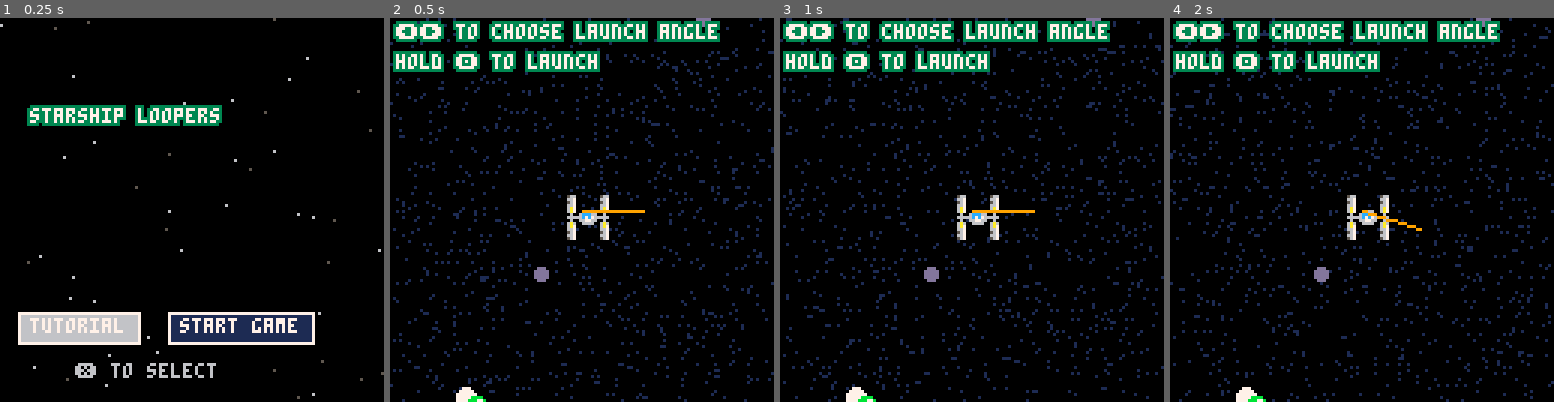
Above: before the commit, frames 1-4 (left to right).
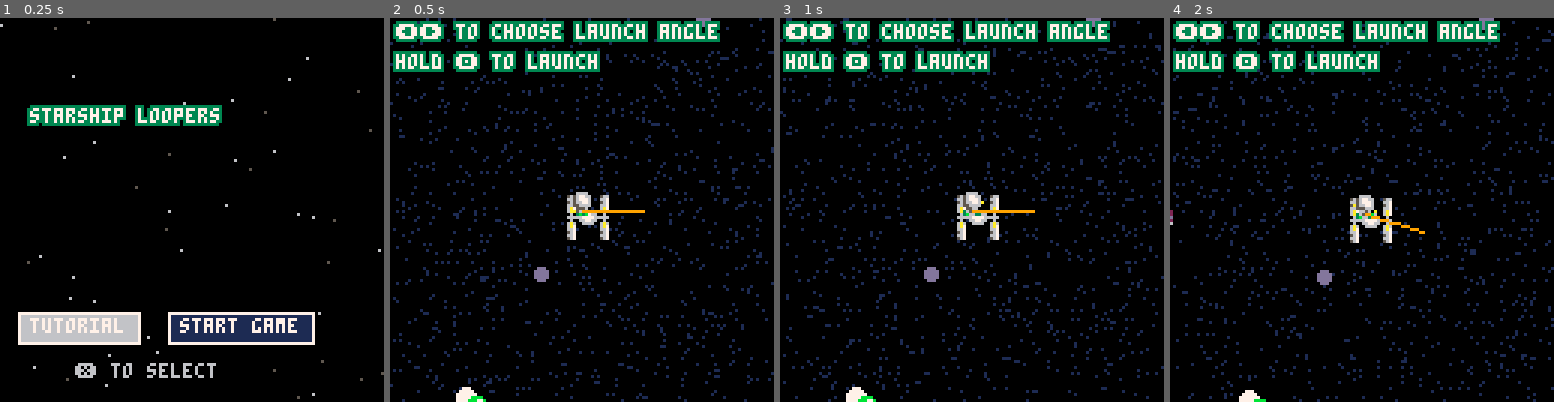
Above: after the commit, the same moments.

Repository: aadriien/GMTK-starship-loopers
Game: PICO-8 cartridge starship-loopers.p8
Same seed, same stepped clock (60 frames per second), same inputs: the game is played once before the commit and once after it.
Inputs:
- Up to frame 1 (0.25 s): no input
- Up to frame 2 (0.5 s): tap X (X key) at 0.33 s
- Up to frame 3 (1 s): tap O (Z key) at 0.7 s
- Up to frame 4 (2 s): tap X (X key) at 1.07, 1.85 s; hold Right from 1.6 s (still down); tap O (Z key) at 1.7 s

Frame 1 is identical in both runs. In frame 2, 0.3% of the frame differs, in the area x 47-53%, y 45-53%; in frame 3, 0.3%; in frame 4, 12%, in the area x 0-100%, y 0-100%.

Commit message:
added animation for player

Diff:
--- a/starship-loopers.p8
+++ b/starship-loopers.p8
@@ -26,6 +26,10 @@
         fuel_left = 250,
         score = 0,
         sprite = 2,
+        anim_frames = {2,18,34,34,18,2,18,50,50,18},
+        anim_counter = 0,
+        anim_speed = 6,
+        anim_index = 1,
         size = 4,
         state = "drift", -- "drift" or "lock"
         target = "none",
@@ -94,6 +98,9 @@
     max_orbit_distance = 100
     max_speed = 6
     map_boundary = 80
+    offset = 0 -- for screenshake
+
+    ending_initialized = false
 
     selected_idx = 1
 end
@@ -175,8 +182,8 @@
     print_hint("❎ to toggle gravity tether", 10, 105, 6, 0)
     print_hint("🅾️ to return to home screen", 10, 115, 6, 0)
 
-    -- draw ship
-    spr(ship.sprite, ship.x, ship.y)
+
+    draw_ship()
     if (ship.target != "none") and (ship.state == "lock") then
         line(ship.x, ship.y, ship.target.x, ship.target.y, 8)
     end
@@ -203,6 +210,7 @@
     if btn(🅾️) then
         ship.launch_countdown -= 1/30
         ship.launch_phase = true
+        offset = (3 - ship.launch_countdown) / 2
     else
         ship.launch_countdown = 3
         ship.launch_phase = false
@@ -220,8 +228,9 @@
 end
 
 function d_launch_phase()
+    update_camera_position()
     cls()
-    camera(ship.x - 64, ship.y - 64)
+    camera(cam.x, cam.y)
     map()
     -- draw particles
     for particle in all(particles) do
@@ -238,7 +247,7 @@
     draw_fuel_pickups()
     draw_station()
 
-    spr(ship.sprite, ship.x, ship.y)
+    draw_ship()
 
     -- draw launch angle
     line(ship.x, ship.y, ship.x + ship.vel.x * 20, ship.y + ship.vel.y * 20, 9)
@@ -258,6 +267,7 @@
     if btn(❎) then
         if ship.fuel_left >= 0 then
             ship.state = "lock"
+            add_ship_particle(rnd({3,11}))
             add_ship_particle(rnd({3,11}))
         end
     else
@@ -313,7 +323,7 @@
     draw_station()
 
     -- draw ship
-    spr(ship.sprite, ship.x, ship.y)
+    draw_ship()
     if (ship.target != "none") and (ship.state == "lock") then
         line(ship.x, ship.y, ship.target.x, ship.target.y, 8)
     end
@@ -327,11 +337,15 @@
 end
 
 function u_end_screen()
-    -- ADD END SCREEN CODE HERE
+    if not ending_initialized then
+        ship.vel.x /= 3
+        ship.vel.y /= 3
+        ship.anim_speed = 20
+        ending_initialized = true
+    end
+
+
     update_camera_position()
-    cls()
-    camera(flr(cam.x), flr(cam.y))
-    map()
 
     -- slowly dock ship in the station
     if ship.landing_success then
@@ -348,8 +362,12 @@
             ship.y = ship.target.y
         end
     else
-        move_ship()
-        add_ship_particle(rnd({6,7}))
+        ship.x += ship.vel.x
+        ship.y += ship.vel.y
+        if ship.anim_counter % 4 == 0 then
+            add_ship_particle(rnd({6})) -- add sparse particles
+        end
+        ship.anim_speed = 20 -- slowed for dramatic effect
     end
 
 
@@ -389,7 +407,7 @@
     draw_station()
 
     -- draw ship
-    spr(ship.sprite, ship.x, ship.y)
+    draw_ship()
     -- draw ship emitted particles
     for part in all(ship_particles) do
         circfill(part.x, part.y, part.size, part.color)
@@ -492,6 +510,16 @@
     sspr(96, 0, 16, 16, station.x - 6, station.y - 6)
 end
 
+function draw_ship()
+	ship.anim_counter += 1
+
+	if ship.anim_counter >= ship.anim_speed then
+		ship.anim_index = (ship.anim_index) % #ship.anim_frames + 1
+		ship.anim_counter = 0
+	end
+
+	spr(ship.anim_frames[ship.anim_index], ship.x - 4, ship.y - 6)
+end
 -- movement physics
 function move_fuel_pickups()
     for fuel in all(fuel_snacks) do
@@ -636,6 +664,25 @@
         cam.x += 0.1 * (target_cam_x - cam.x)
         cam.y += 0.1 * (target_cam_y - cam.y)
     end
+
+    -- shake screen
+    if offset >= 0 then
+        local fade = 0.9
+        local offset_x = 1.5 - rnd(3)
+        local offset_y = 1.5 - rnd(3)
+	    offset_x *= offset
+	    offset_y *= offset
+
+        cam.x += offset_x
+        cam.y += offset_y
+
+        offset *= fade
+
+        if offset < 0.05 then
+            offset = 0
+        end
+    end
+
 end
 
 function update_ship_particles()
Not shown, changed: 32 lines of the sprite sheet (__gfx__) section of starship-loopers.p8
